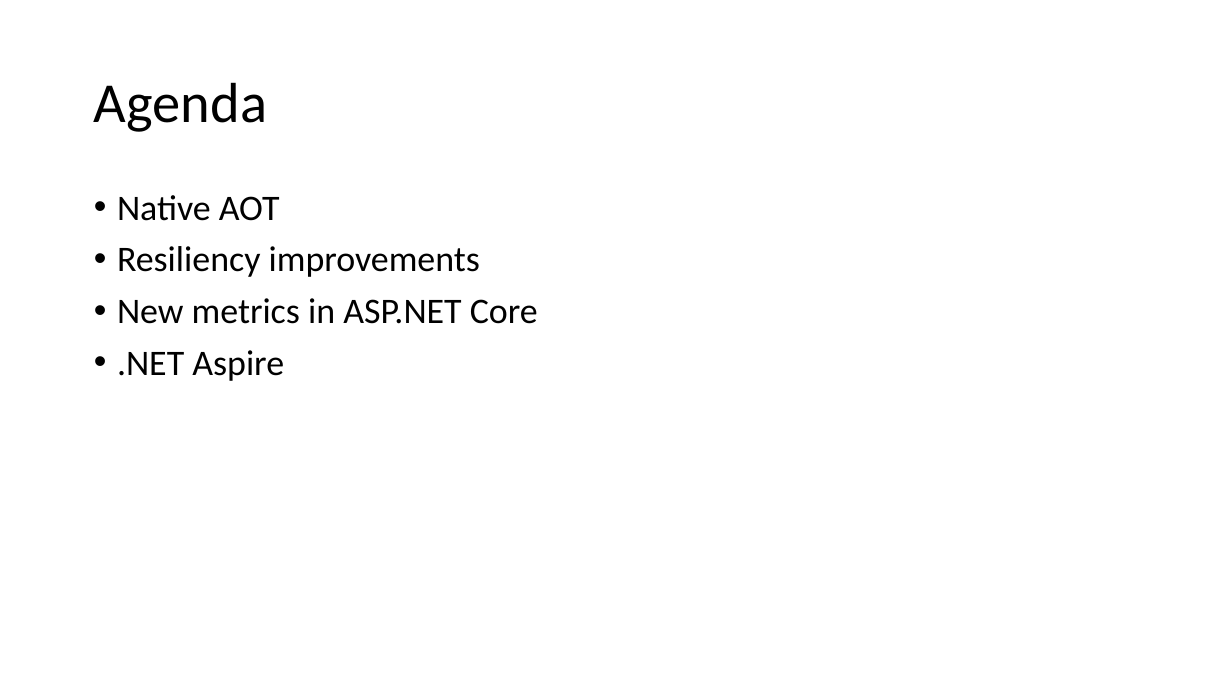
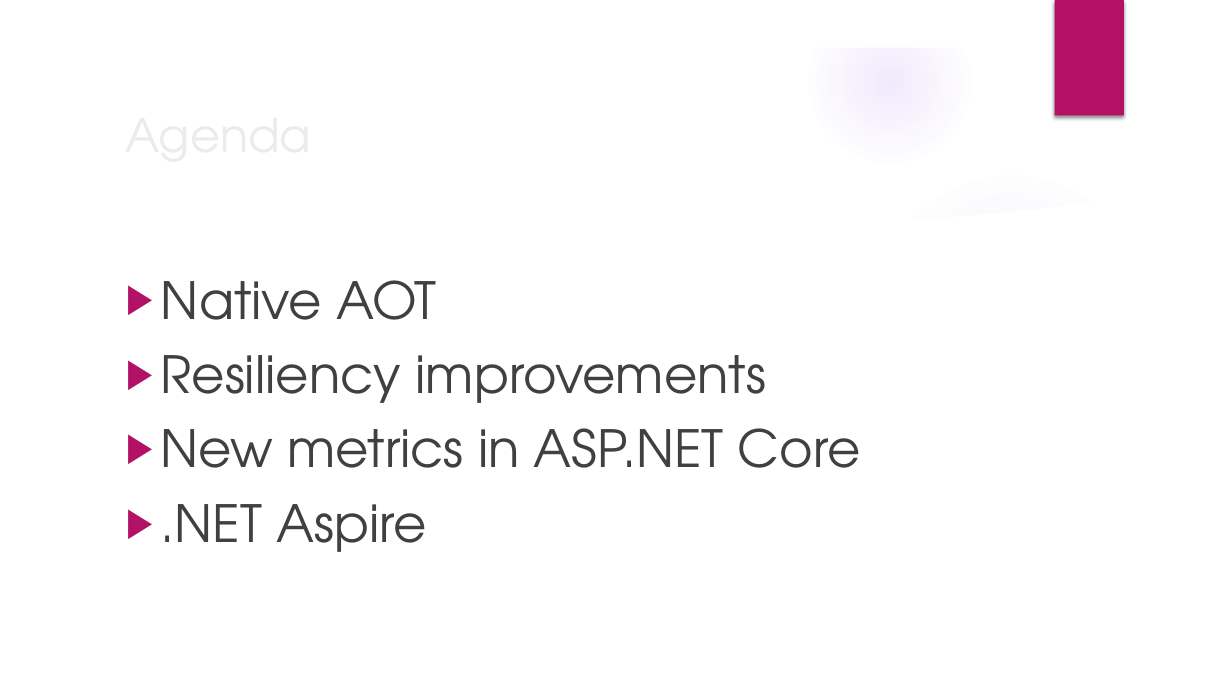
Before and after one commit to willvelida/talks, a slide deck: slide 3 of whats-new-cloud-native-dev-dotnet8/slide_deck.pptx. Drawn at 1232x693 pixels with LibreOffice and Linux fonts; fonts in the diff are those of the drawing; background and template pictures are left out. Boxes give left, top, right and bottom in pixels: in the first picture for what was removed or moved away, otherwise in the second. Text is boxed around its words. In the diff, an @@ line names an element or a change of style, - is before the commit and + after.

```diff
--- a/whats-new-cloud-native-dev-dotnet8/slide_deck.pptx
+++ b/whats-new-cloud-native-dev-dotnet8/slide_deck.pptx
@@ group added at bbox=[0, 0, 1232, 693]: 3 ellipses, 2 freeform shapes @@
@@ rectangle added at bbox=[1055, 0, 1124, 116], fill #B31166 @@
@@ title "Agenda": place and size @@
-title "Agenda" at bbox=[94, 82, 267, 132]
+title "Agenda" at bbox=[116, 98, 1002, 169]
@@ title "Agenda" at bbox=[116, 98, 1002, 169]: size 44 to 36 pt, font Calibri to TeX Gyre Adventor, text colour #000000 to #EBEBEB; line spacing 0.9 to 1 @@
@@ text "Native AOT": place and size @@
-text "Native AOT" at bbox=[117, 195, 538, 381]
+text "Native AOT" at bbox=[161, 280, 861, 552]
@@ text "Native AOT" at bbox=[161, 280, 861, 552]: size 28 to 40 pt, font Calibri to TeX Gyre Adventor, text colour #000000 to #404040; bullet • to ▶; line spacing 0.9 to 1 @@
```
Also in this commit, not shown: 17 other slides changed, 8 slides added, 4 other files.
